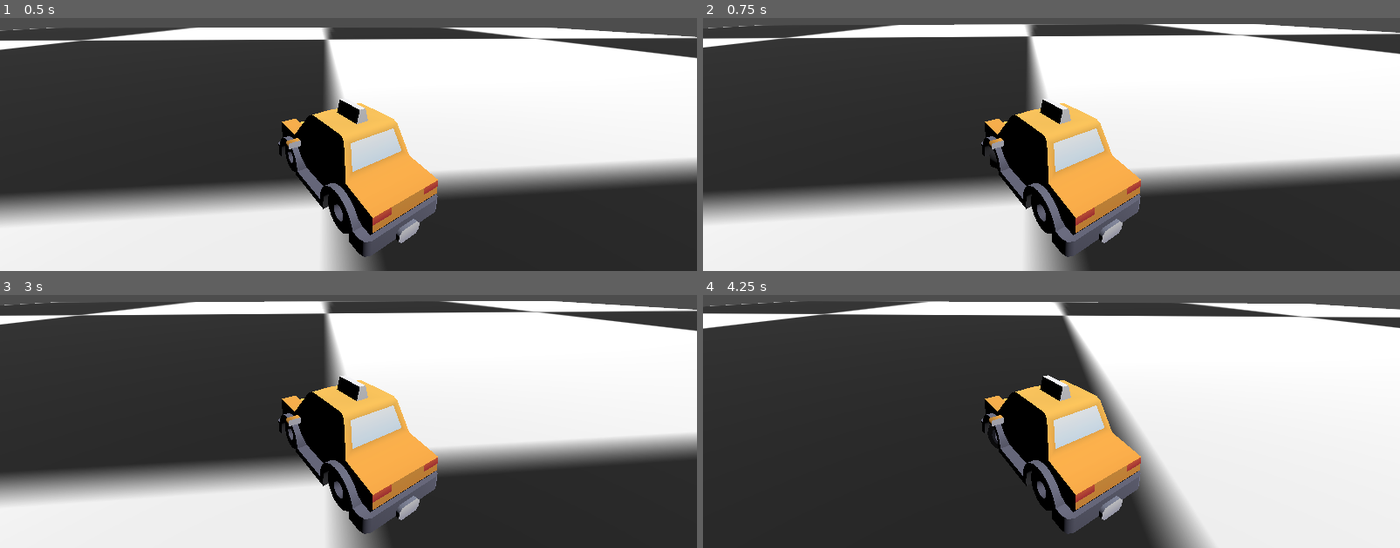
Above: before the commit, frames 1-4 (two rows, left to right).
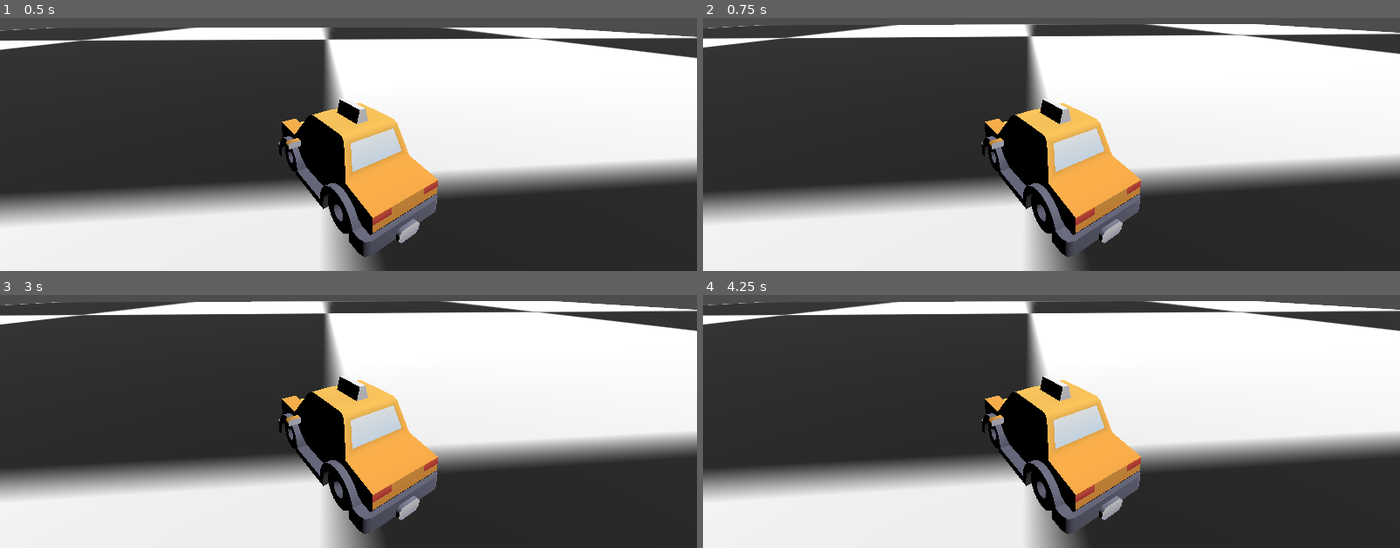
Above: after the commit, the same moments.

Repository: Sosenteam/sa-arcade-racing
Game: Godot game, scene res://scenes/test_scene.tscn
Same seed, same stepped clock (60 frames per second), same inputs: the game is played once before the commit and once after it.
Inputs:
- Up to frame 1 (0.5 s): no input
- Up to frame 2 (0.75 s): hold D (steer_right) from 0.53 s (still down)
- Up to frame 3 (3 s): tap Enter at 1.25, 2.75 s; release D (steer_right) at 1.28 s; hold S (brake) 1.28-2.03 s; tap Space at 2 s; hold D (steer_right) 2.03-2.78 s; hold W (accelerate) from 2.78 s (still down)
- Up to frame 4 (4.25 s): release W (accelerate) at 3.53 s; hold A (steer_left) from 3.53 s (still down)

Frame 1 is identical in both runs. In frame 2, less than 0.1% of the frame differs, in the area x 40-43%, y 50-61%; in frame 3, 0.4%; in frame 4, 38%, in the area x 0-100%, y 2-100%.

Commit message:
fixed controller stuff

Diff:
--- a/components/car_controller.gd
+++ b/components/car_controller.gd
@@ -20,18 +20,21 @@
 
 
 func _input(event: InputEvent) -> void:
-	if keyboard_enabled:
+	if keyboard_enabled && event is InputEventAction:
 		non_controller_input(event)
 	if event.device != player_device:
 		return
 	if event is InputEventJoypadMotion:
 		if(event.axis == 0): #Left Stick Horizontal
-			car.steering = event.axis_value*max_steering_angle
+			car.steering = -event.axis_value*max_steering_angle
+		if event.axis == 4: ## Brake
+			car.brake = event.axis_value*braking_multiplier
+		elif event.axis == 5: ## Accelerate
+			car.engine_force = event.axis_value*acceleration_multiplier
+		#print("axis ",event.axis,"button value ",event.axis_value)
 	if event is InputEventJoypadButton:
-		if event.button_index == 6: ## Brake
-			car.brake = event.pressure*braking_multiplier
-		elif event.button_index == 7: ## Accelerate
-			car.engine_force = event.pressure*acceleration_multiplier
+		#print("button ",event.button_index,"button value ",event.pressure)
+		pass
 
 func non_controller_input(event: InputEvent):
 	# Steering
